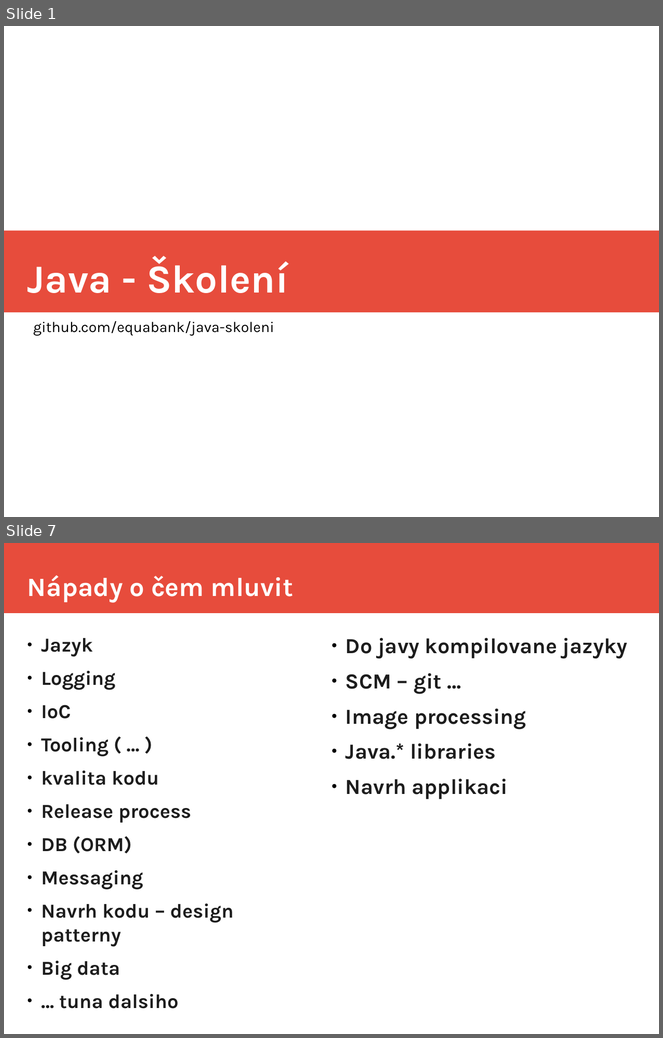
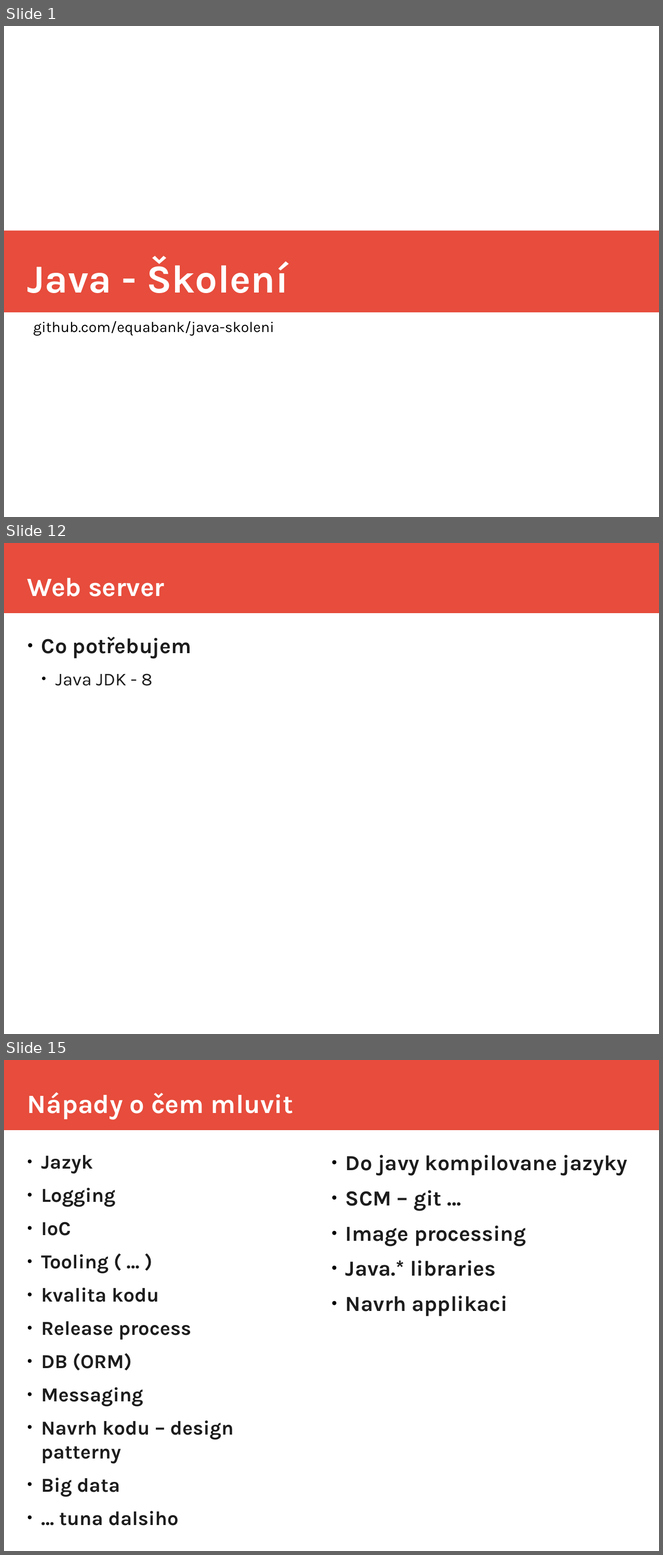
Before and after one commit to equabank/java-skoleni, a slide deck: v2/doc/prez.odp. Shown one above the other, each under a label of ours: slides 1 and 7 before the commit, slides 1, 12 and 15 after it; the slides between them are not shown. The pictures are 663x1038 and 663x1555 pixels, drawn with LibreOffice and Linux fonts; fonts in the diff are those of the drawing. Boxes give left, top, right and bottom in pixels: in the first picture for what was removed or moved away, otherwise in the second. Text is boxed around its words. In the diff, an @@ line names an element or a change of style, - is before the commit and + after.

```diff
--- a/v2/doc/prez.odp
+++ b/v2/doc/prez.odp
@@ slide 12 added at <box>4,543,659,1034</box>, background #FFFFFF; not listed: 1 template element that a slide beside it also shows @@
@@ title added at <box>27,578,165,597</box>, 32 pt, text #FFFFFF, bold @@
+Web server
@@ text added at <box>41,637,192,686</box>, 26 pt, text #1C1C1C, bold @@
+● Co potřebujem
+  ● Java JDK - 8
@@ what was slide 7 is now slide 15 @@
```
Also in this commit, not shown: 4 slides changed, 9 other slides added, 2 slides removed, 1 other file.
